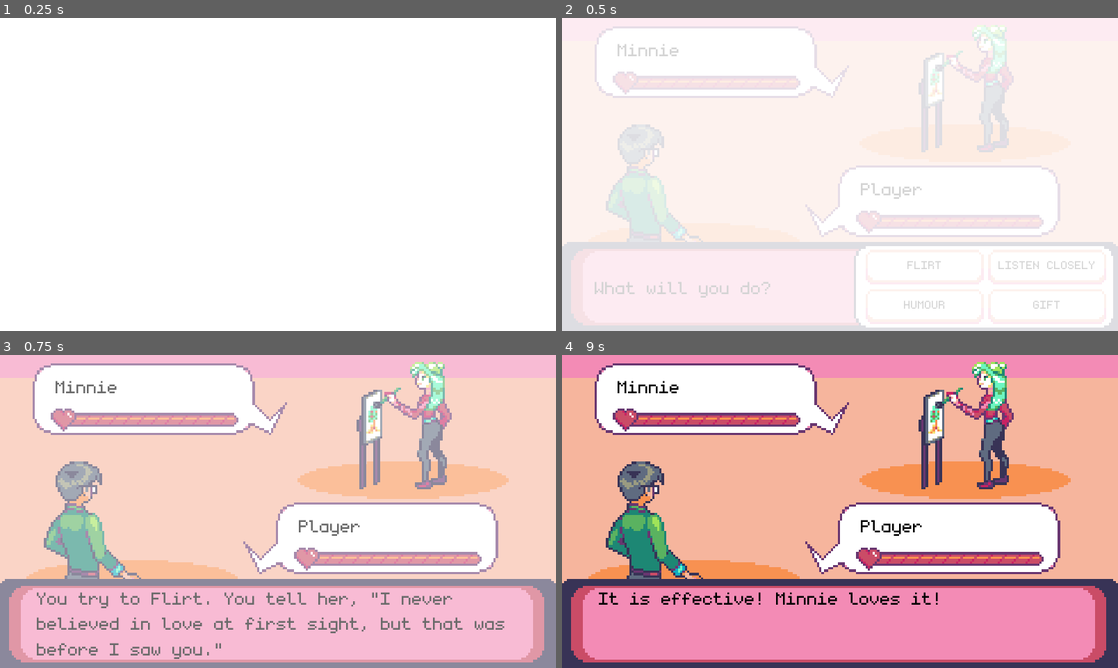
Above: before the commit, frames 1-4 (two rows, left to right).
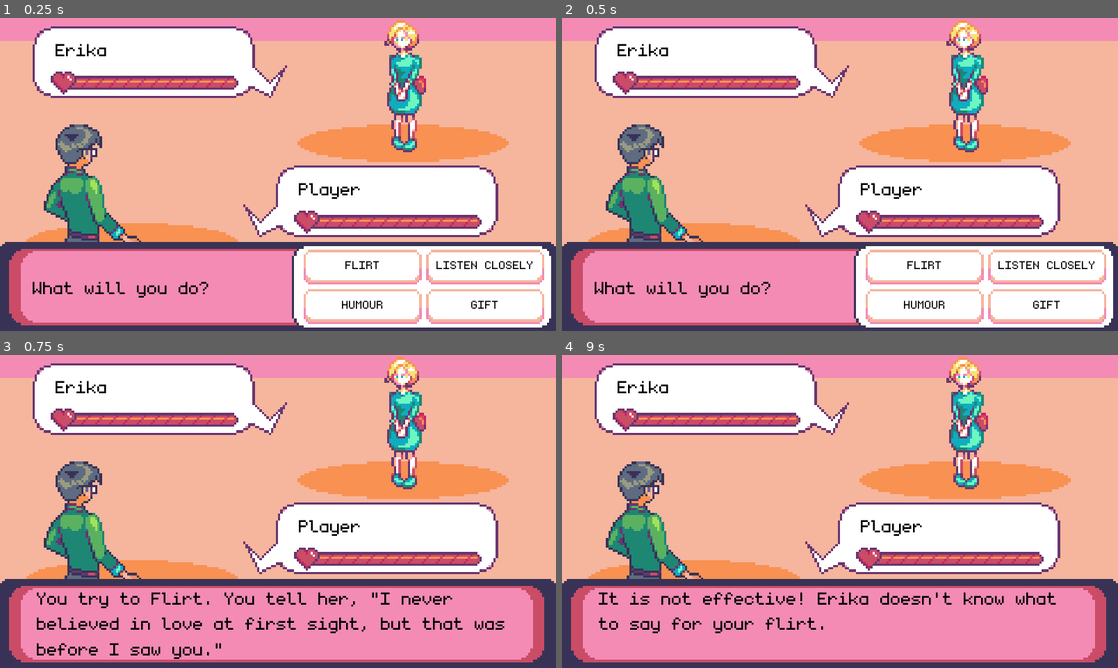
Above: after the commit, the same moments.

Repository: MaiGamesDev/PixelMate
Game: Godot game, scene res://Source/Battle/BattleScene.tscn
Two runs of this game, one before a commit and one after it. Both use one fixed random seed, a clock stepped at 60 frames per second and the inputs below. This scene is started directly instead of the project's main scene.
Inputs (mouse positions are in pixels of both pictures, inside the frame that each line leads up to):
- Up to frame 1 (0.25 s): no input
- Up to frame 2 (0.5 s): no input
- Up to frame 3 (0.75 s): click "Flirt" at 0.5 s
- Up to frame 4 (9 s): tap Enter at 1.25, 2.75, 4.25 s; move the mouse to (962, 495) at 1.27 s; click (962, 495) at 1.42 s; tap Space at 2, 3.5, 5 s; move the mouse to (728, 527) at 2.02 s; click (728, 527) at 2.17 s; move the mouse to (895, 442) at 2.77 s; click (895, 442) at 2.92 s; move the mouse to (812, 574) at 3.52 s; click (812, 574) at 3.67 s; move the mouse to (1006, 558) at 4.27 s; click (1006, 558) at 4.42 s; move the mouse to (673, 464) at 5.02 s; click (673, 464) at 5.17 s; move the mouse to (867, 511) at 5.77 s; click (867, 511) at 5.92 s; move the mouse to (756, 433) at 6.52 s; click (756, 433) at 6.67 s; move the mouse to (962, 495) at 7.27 s; click (962, 495) at 7.42 s; move the mouse to (728, 527) at 8.02 s; click (728, 527) at 8.17 s; move the mouse to (895, 442) at 8.77 s; click (895, 442) at 8.92 s

The runs differ from the first frame. In frame 1, 77% of the frame differs, in the area x 0-100%, y 0-100%; in frame 2, 77%; in frame 3, 87%; in frame 4, 6.1%.

Commit message:
player gift sprite

Diff:
--- a/PM/Source/Battle/BattleScene.tscn
+++ b/PM/Source/Battle/BattleScene.tscn
@@ -291,7 +291,7 @@
 
 [node name="BattleScene" type="Node"]
 script = ExtResource( 15 )
-girl_base_damage = 100
+girl_base_damage = 20
 flirt_texts = [ "You try to Flirt. You tell her, \"I hope you know CPR, because you just took my breath away!\"", "You  …(344 unchanged characters)…
 listen_texts = [ "You offer your ear for her." ]
 humour_texts = [ "You make a joke. You tell her, \"If you were a vegetable, you’d be a 'cute-cumber.'\"", "You make a j …(1155 unchanged characters)…
@@ -597,6 +597,7 @@
 anims/fadeout = SubResource( 37 )
 
 [node name="FadeEffect" type="ColorRect" parent="."]
+visible = false
 margin_right = 480.0
 margin_bottom = 270.0
 mouse_filter = 2
--- a/PM/Source/Battle/BattleSystem.gd
+++ b/PM/Source/Battle/BattleSystem.gd
@@ -23,6 +23,8 @@
 var next_scene_path
 
 onready var girl_sprite = $EnemyPlace/EnemyStanding
+onready var player_sprite = $PlayerPlace/PlayerStanding
+
 onready var girl_hp_bar = $EnemyStatePlace/EnemyHPBar/Progress
 onready var hp_bar = $PlayerStatePlace/PlayerHPBar/Progress
 
@@ -75,6 +77,7 @@
 		GameManager.MOVE.HUMOUR:
 			text = humour_texts[rng.randi_range(0, humour_texts.size() - 1)]
 		GameManager.MOVE.GIFT:
+			player_sprite.animation = "gift"
 			text = gift_texts[rng.randi_range(0, gift_texts.size() - 1)]
 
 	battle_log.text = text
@@ -134,7 +137,10 @@
 			return
 		else:
 			battle_log.text = GameManager.get_not_effective_text(move)
-			yield(wait(battle_log.text.length() * 0.08), "completed")
+
+			yield(wait(battle_log.text.length() * 0.04), "completed")
+			player_sprite.animation = "idle"
+			yield(wait(battle_log.text.length() * 0.04), "completed")
 
 	match girl_move:
 		GameManager.GIRL_MOVE.LOW:
--- a/PM/Source/Main/GameManager.gd
+++ b/PM/Source/Main/GameManager.gd
@@ -25,7 +25,7 @@
 export(String, MULTILINE) var listen_text
 export(String, MULTILINE) var ignore_text
 
-var selected_girl = GIRL.MINNIE
+var selected_girl = GIRL.ERIKA
 var rng = RandomNumberGenerator.new()
 
 var girls
